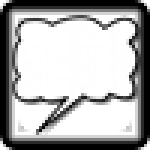
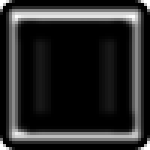
Two versions of the same layered image (150 x 150). Layer-by-layer changes:
hid "Clipboard#10" over [9,15,144,138]
added layer "New Layer#4" above "New Layer#3" over [6,15,144,138]
